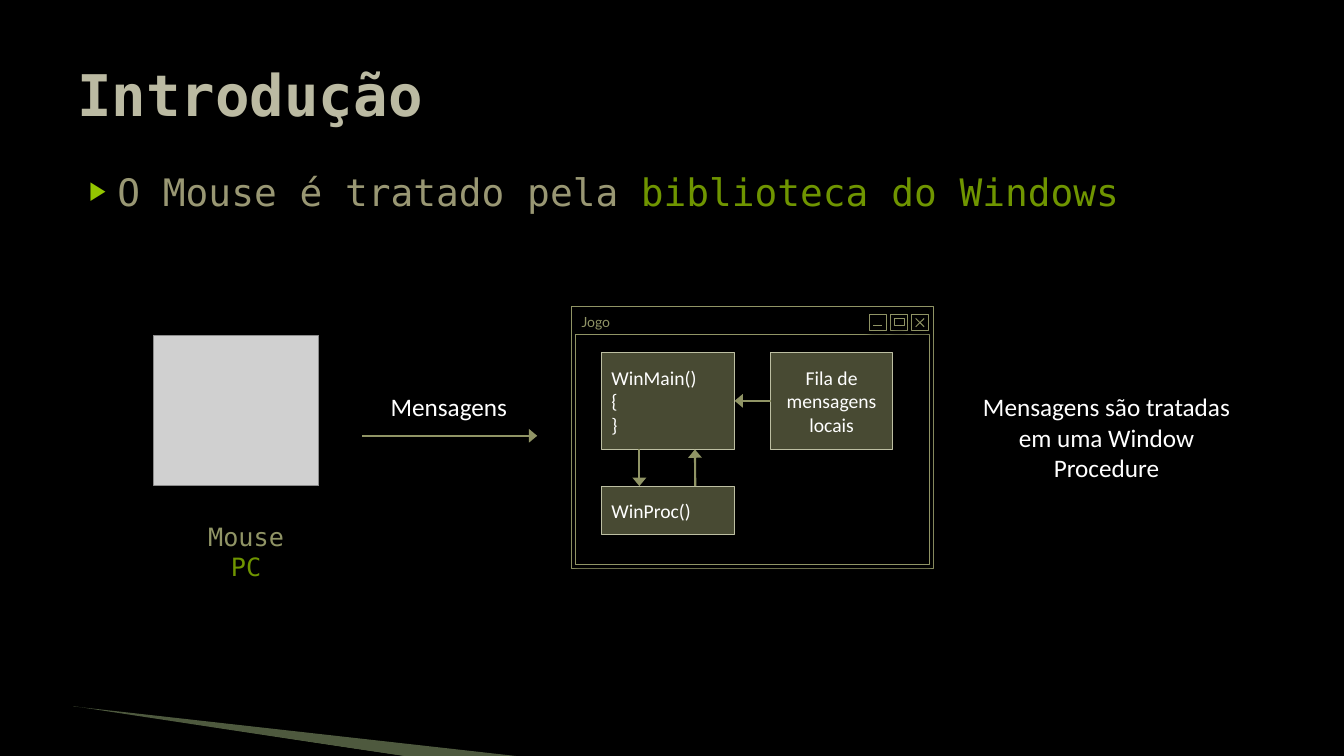
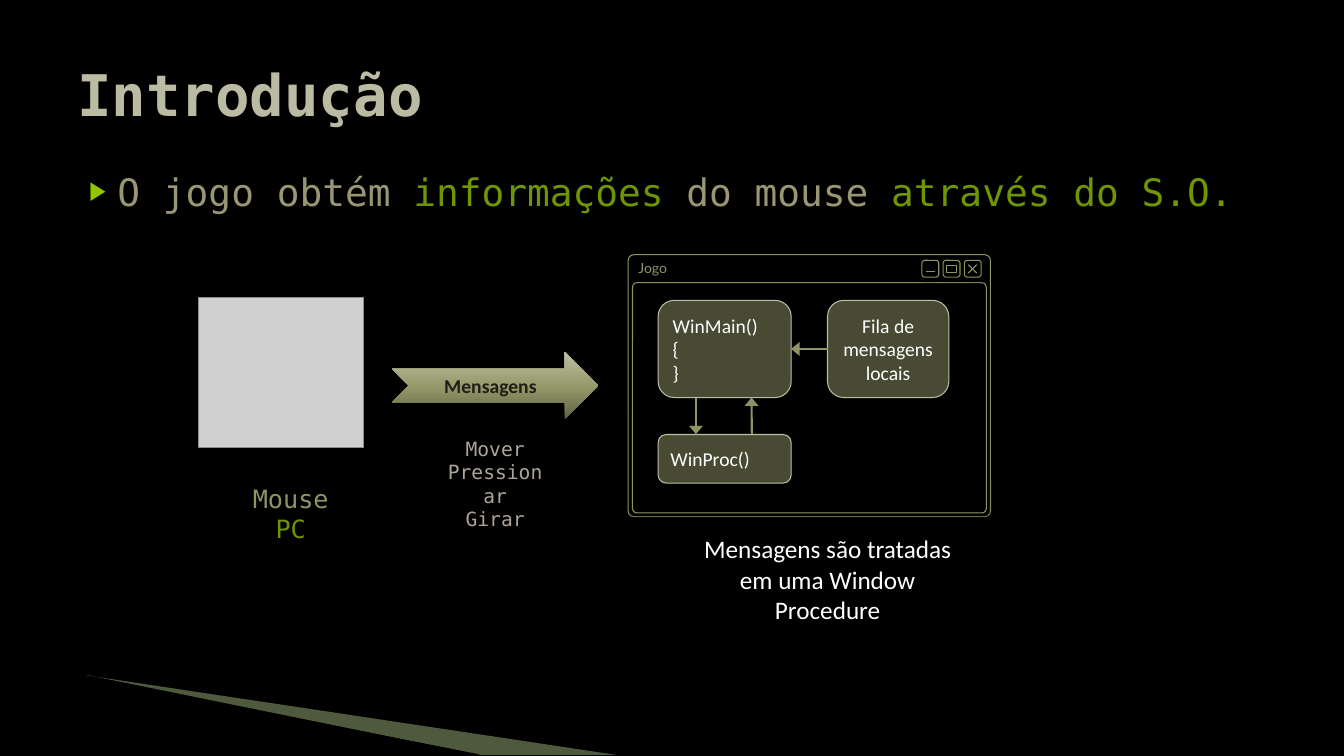
Before and after one commit to JudsonSS/Jogos, a slide deck: slide 2 of Slides/17. Interação com o Mouse.pptx. Drawn at 1344x756 pixels with LibreOffice and Linux fonts; fonts in the diff are those of the drawing; grey boxes stand for pictures; background and template pictures are left out. Boxes give left, top, right and bottom in pixels: in the first picture for what was removed or moved away, otherwise in the second. Text is boxed around its words. In the diff, an @@ line names an element or a change of style, - is before the commit and + after.

```diff
--- a/Slides/17. Interação com o Mouse.pptx
+++ b/Slides/17. Interação com o Mouse.pptx
@@ text at [117,176,1233,214]: text changed @@
-▶ O Mouse é tratado pela biblioteca do Windows
+▶ O jogo obtém informações do mouse através do S.O.
@@ group added at [628,255,990,517]: 5 rounded rectangles @@
@@ picture: place and size @@
-picture at [154,336,319,486]
+picture at [199,297,363,448]
@@ 3 lines, 1 text, 1 rectangle: place and size @@
-3 lines, 1 text, 1 rectangle at [582,317,925,330]
+3 lines, 1 text, 1 rectangle at [638,263,977,276]
@@ group removed at [572,307,934,569]: 5 rectangles @@
@@ notched right arrow added at [392,352,599,418], fill gradient #606344 to #949869 to #BDBFA2 @@
@@ 3 rounded rectangles, 1 arrow: place and size @@
-3 rounded rectangles, 1 arrow at [602,352,892,534]
+3 rounded rectangles, 1 arrow at [658,300,949,483]
@@ text "Mensagens": place and size @@
-text "Mensagens" at [391,399,507,421]
+text "Mensagens" at [444,380,536,396]
@@ text "Mensagens" at [444,380,536,396]: size 18 to 14 pt, text colour #FFFFFF to #1F1E16, bold on @@
@@ arrow moved from (696, 486) - (695, 450) to (696, 397) - (696, 435) @@
@@ arrow moved from (639, 450) - (639, 486) to (752, 435) - (752, 397) @@
@@ arrow removed from (363, 436) to (537, 436) @@
@@ text added at [466,441,525,527], 14 pt, text #ADA598 @@
+Mover
+Pressionar
+Girar
@@ rectangle to rounded rectangle in 3 elements at [828,300,949,397], [658,300,791,397], [658,435,791,483] @@
@@ text "Mouse PC": place and size @@
-text "Mouse PC" at [208,527,284,577]
+text "Mouse PC" at [253,489,329,539]
@@ text "Mensagens são tratadas em uma ...": place and size @@
-text "Mensagens são tratadas em uma ..." at [983,398,1230,477]
+text "Mensagens são tratadas em uma ..." at [704,540,951,620]
@@ freeform shape: place and size @@
-freeform shape at [72,708,408,756]
+freeform shape at [85,678,480,755]
@@ freeform shape: place and size @@
-freeform shape at [74,707,524,756]
+freeform shape at [88,676,617,755]
```
Also in this commit, not shown: 8 other slides changed.
